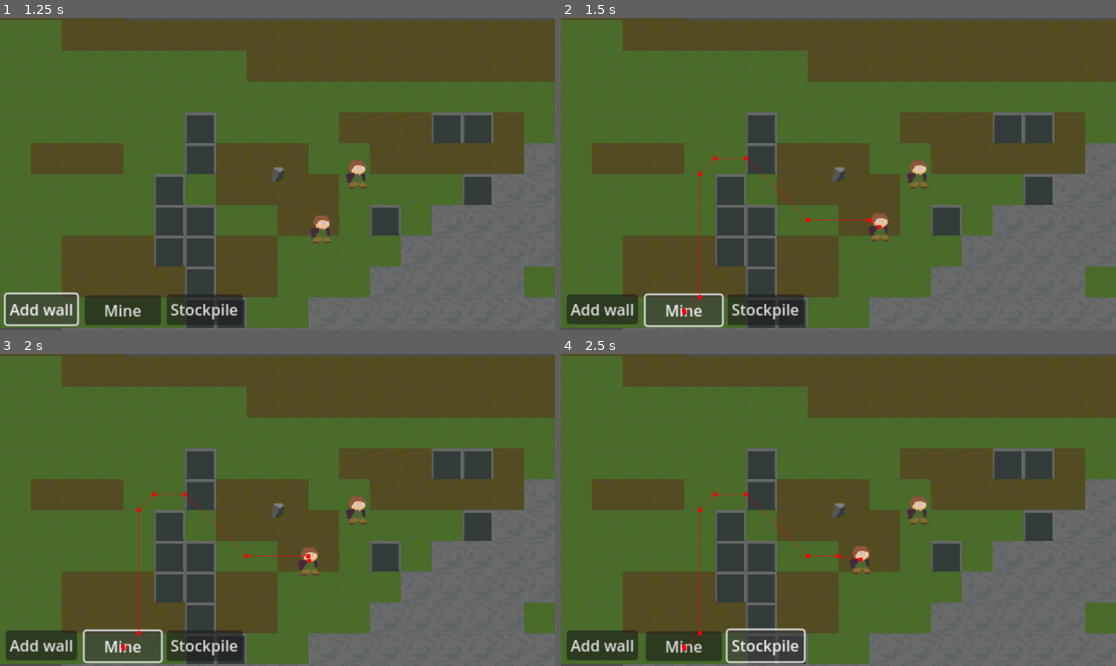
Above: before the commit, frames 1-4 (two rows, left to right).
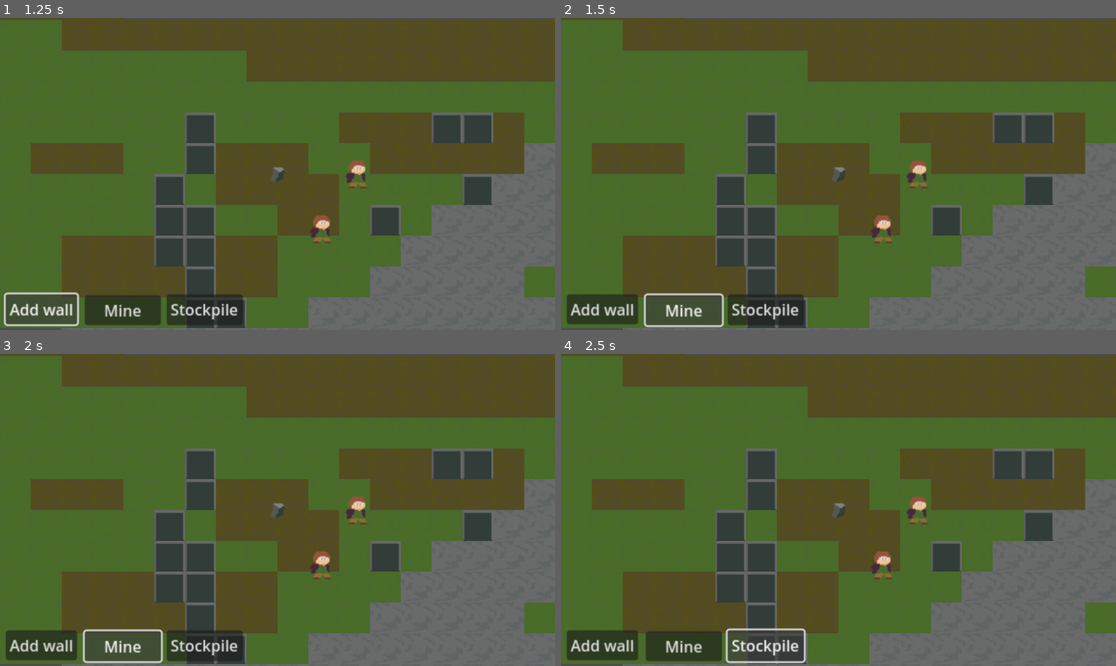
Above: after the commit, the same moments.

Repository: Nick-Petruccelli/Wildlands
Game: Godot game, scene res://Scenes/game.tscn
The game is run twice, just before and just after one commit, with the same random seed, the same clock (stepped at 60 frames per second) and the same inputs.
Inputs:
- Up to frame 1 (1.25 s): click "Add wall" at 0.5 s
- Up to frame 2 (1.5 s): click "Mine" at 1.25 s
- Up to frame 3 (2 s): no input
- Up to frame 4 (2.5 s): click "Stockpile" at 2 s

Frame 1 is identical in both runs. In frame 2, 0.4% of the frame differs, in the area x 21-60%, y 44-96%; in frame 3, 0.6%; in frame 4, 0.7%.

Commit message:
material requierment and gathering for building

Diff:
--- a/Scenes/Scripts/character.gd
+++ b/Scenes/Scripts/character.gd
@@ -7,8 +7,10 @@
 var goal_pos = null
 var cur_block = null
 
-enum Tasks {Building, Minning, Ideling}
+enum Tasks {Building, Minning, Gather, Ideling}
 var cur_task = Tasks.Ideling
+var cur_plan = []
+var inventory = []
 
 # Called when the node enters the scene tree for the first time.
 func _ready() -> void:
@@ -32,9 +34,17 @@
 	var next_build = build_manager.get_next_build()
 	if next_build.is_empty():
 		return
-	cur_task = Tasks.Building
-	goal_pos = next_build[0]
-	cur_block = next_build[1]
+	var build_loc = next_build[0]
+	var build_mat = next_build[1]
+	print("build_ordered")
+	if build_mat in inventory:
+		cur_plan.append([Tasks.Building, build_loc, build_mat])
+	else:
+		var mat_loc = build_manager.get_mat(build_mat)
+		cur_plan.append([Tasks.Gather, build_mat])
+		cur_plan.append([Tasks.Building, build_loc, build_mat])
+		cur_task = Tasks.Gather
+		goal_pos = mat_loc
 
 
 func _on_mouse_exit() -> void:
@@ -55,7 +65,6 @@
 	var next_pos = navigation_agent_2d.get_next_path_position()
 	var vel = curent_pos.direction_to(next_pos)
 	navigation_agent_2d.set_velocity(vel)
-	#print(vel)
 	self.velocity = vel * speed
 	move_and_slide()
 	if navigation_agent_2d.distance_to_target() < 35:
@@ -64,9 +73,16 @@
 				build_manager.place_build(goal_pos, cur_block)
 				cur_block = null
 				cur_task = Tasks.Ideling
+				goal_pos = null
 			Tasks.Minning:
 				build_manager.mine_build(goal_pos)
 				cur_task = Tasks.Ideling
-		goal_pos = null
+				goal_pos = null
+			Tasks.Gather:
+				inventory.append(cur_plan[0][1])
+				cur_plan.pop_front()
+				goal_pos = cur_plan[0][1]
+				cur_task = cur_plan[0][0]
+				cur_block = cur_plan[0][2]
 	if navigation_agent_2d.is_navigation_finished():
 		goal_pos = null
--- a/Scenes/build_manager.gd
+++ b/Scenes/build_manager.gd
@@ -31,6 +31,12 @@
 func get_map_from_global(glob: Vector2) -> Vector2:
 	var tile_size = tile_map_layer.tile_set.tile_size
 	return Vector2i(floor(glob.x/tile_size.x), floor(glob.y/tile_size.y))
+
+func get_global_from_map(map: Vector2i) -> Vector2i:
+	var tile_size = tile_map_layer.tile_set.tile_size
+	var x_off = tile_size.x/2
+	var y_off = tile_size.y/2
+	return Vector2(map.x*tile_size.x + x_off, map.y*tile_size.y + y_off)
 
 func order_build(down_pos: Vector2, up_pos: Vector2, tile_id: int) -> void:
 	var map_cords = get_map_from_global(up_pos)
@@ -78,7 +84,16 @@
 		var row = []
 		for x in range(top_left.x, bot_right.x+1):
 			var tile_cords = Vector2i(x,y)
-			row.append(tile_cords)
+			row.append([tile_cords, 0])
 			stock_pile_layer.set_cell(tile_cords, 0, Vector2i(0,0))
 		stockpile_area.append(row)
 	active_stockpiles.append(stockpile_area)
+
+func get_mat(mat: int):
+	for pile in active_stockpiles:
+		for row in pile:
+			for e in row:
+				print(e)
+				if e[1] == mat:
+					return get_global_from_map(e[0])
+	return null
